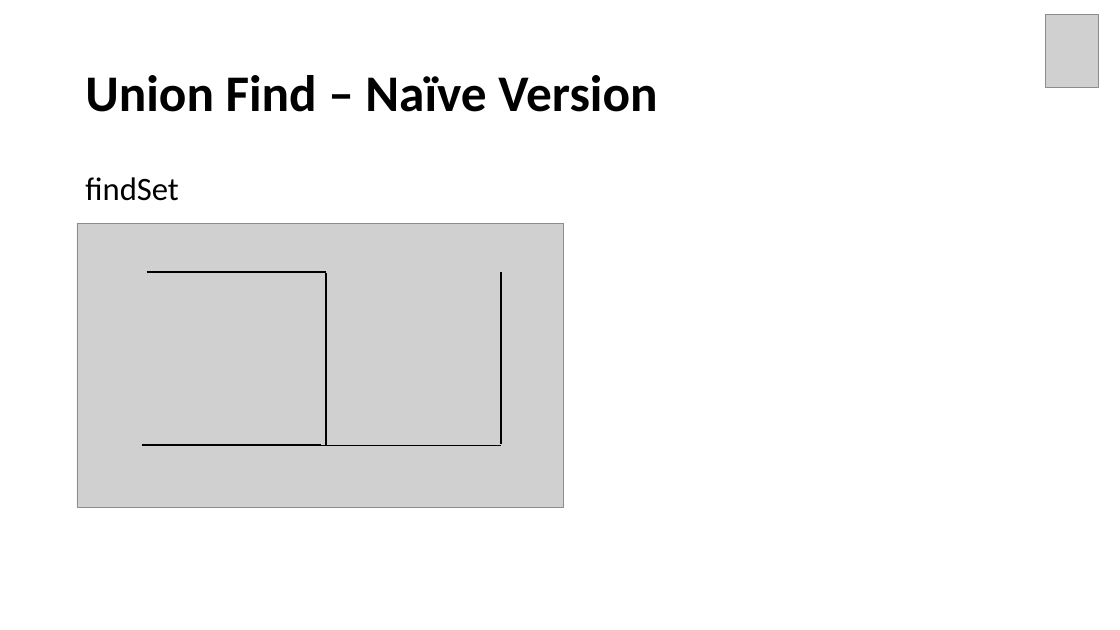
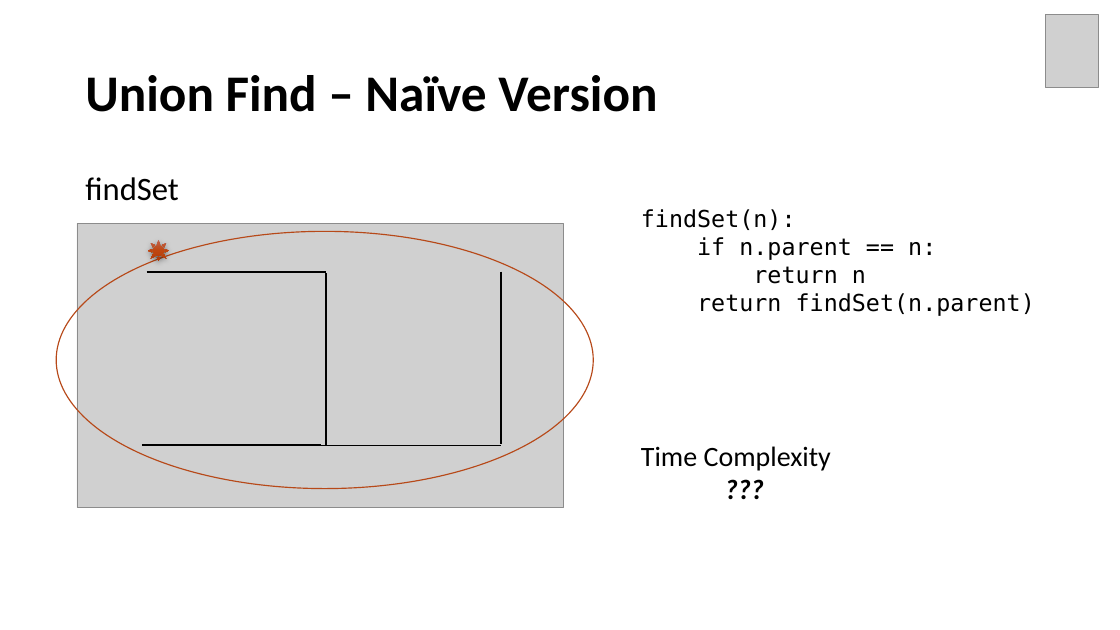
Before and after one commit to Neo-Hao/union-find, a slide deck: slide 35 of slides.pptx (slide 28 before the commit). Drawn at 1120x630 pixels with LibreOffice and Linux fonts; fonts in the diff are those of the drawing; grey boxes stand for pictures. Boxes give left, top, right and bottom in pixels: in the first picture for what was removed or moved away, otherwise in the second. Text is boxed around its words. In the diff, an @@ line names an element or a change of style, - is before the commit and + after.

Commit message:
add time compare of two versions of union find

```diff
--- a/slides.pptx
+++ b/slides.pptx
@@ text added at [641, 209, 1035, 316], 20 pt, text #000000 @@
+findSet(n):
+if n.parent == n:
+return n
+return findSet(n.parent)
@@ ellipse added at [56, 231, 593, 488], outline #B74919 1 pt @@
@@ sun added at [148, 240, 169, 261], fill gradient #C2634D to #BF4611 to #B13B08 @@
@@ text added at [641, 446, 831, 471], 24 pt, text #000000 @@
+Time Complexity
+???
```
Also in this commit, not shown: 22 other slides changed, 9 slides added, 6 other files.
